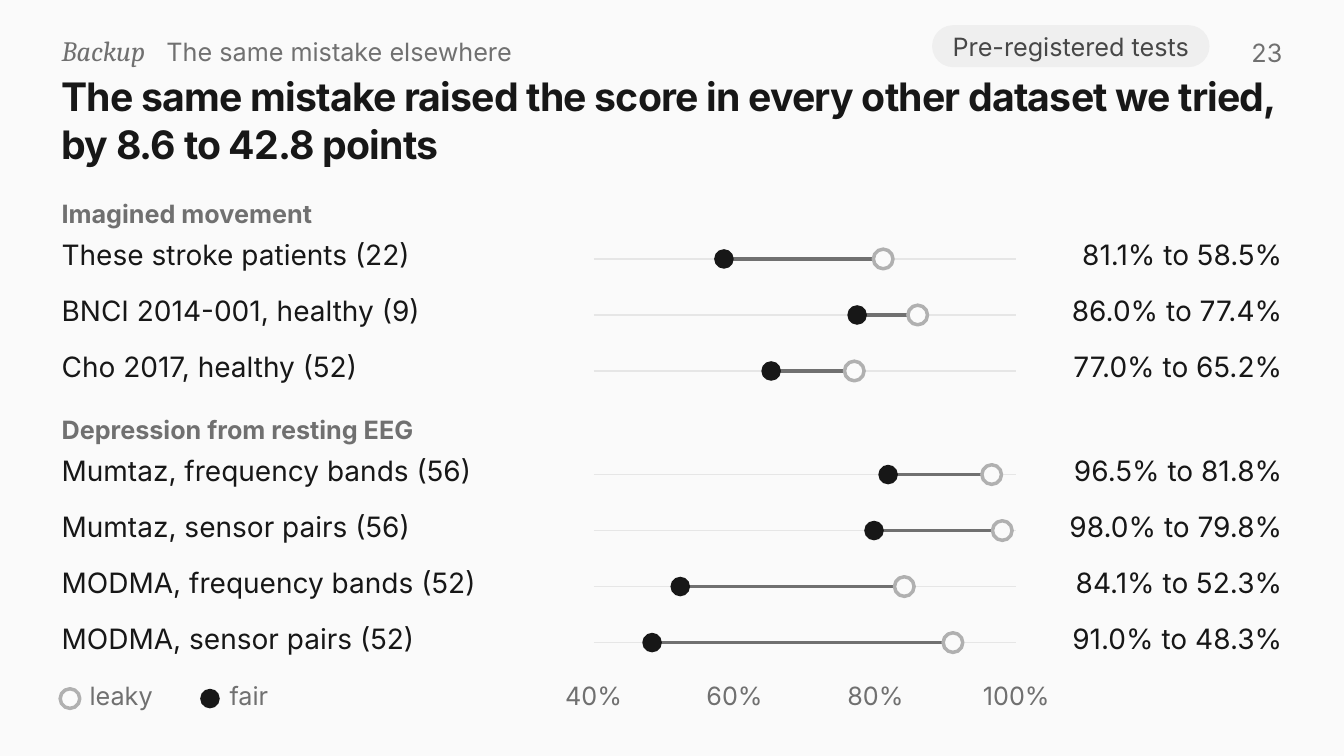
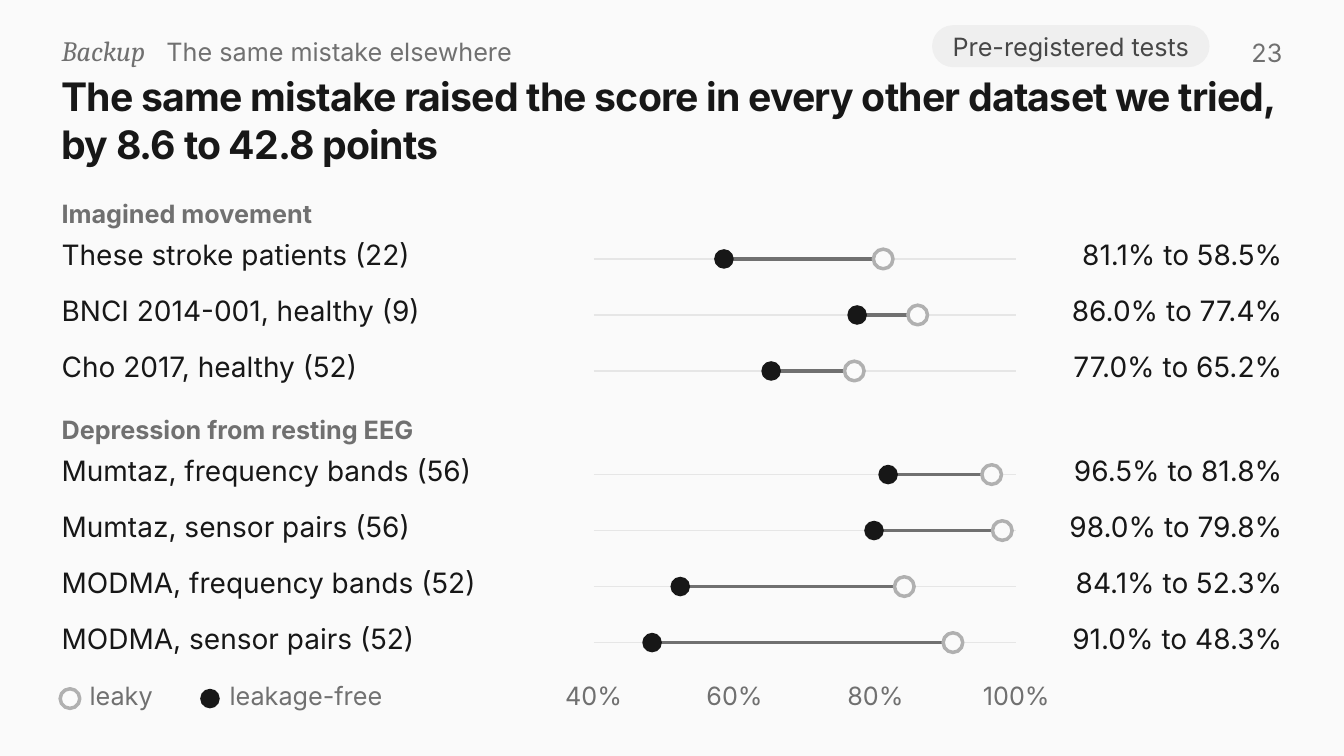
Before and after one commit to rajveeerr/sixth-finger-bci, a slide deck: slide 23 of report/slides/sixth-finger-bci.pptx. Drawn at 1344x756 pixels with LibreOffice and Linux fonts; fonts in the diff are those of the drawing. Boxes give left, top, right and bottom in pixels: in the first picture for what was removed or moved away, otherwise in the second. Text is boxed around its words. In the diff, an @@ line names an element or a change of style, - is before the commit and + after.

```diff
--- a/report/slides/sixth-finger-bci.pptx
+++ b/report/slides/sixth-finger-bci.pptx
@@ text at (230, 686, 383, 710): text changed @@
-fair
+leakage-free
```
Also in this commit, not shown: 10 other slides changed, 2 other files.
